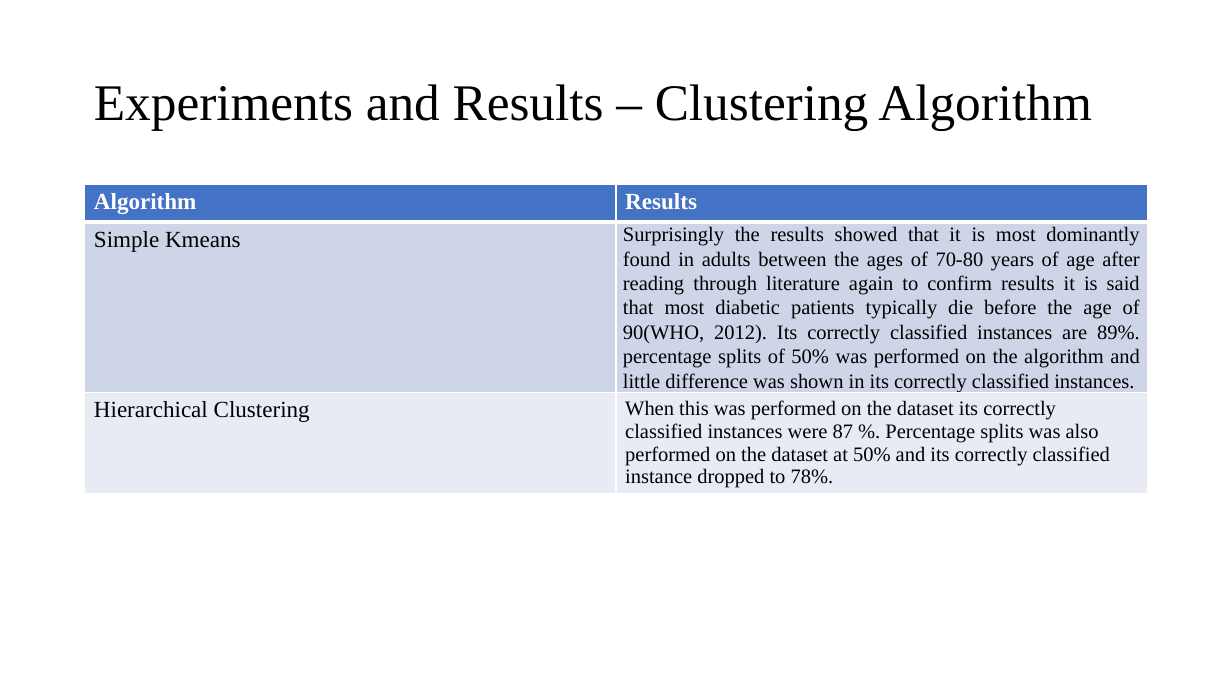
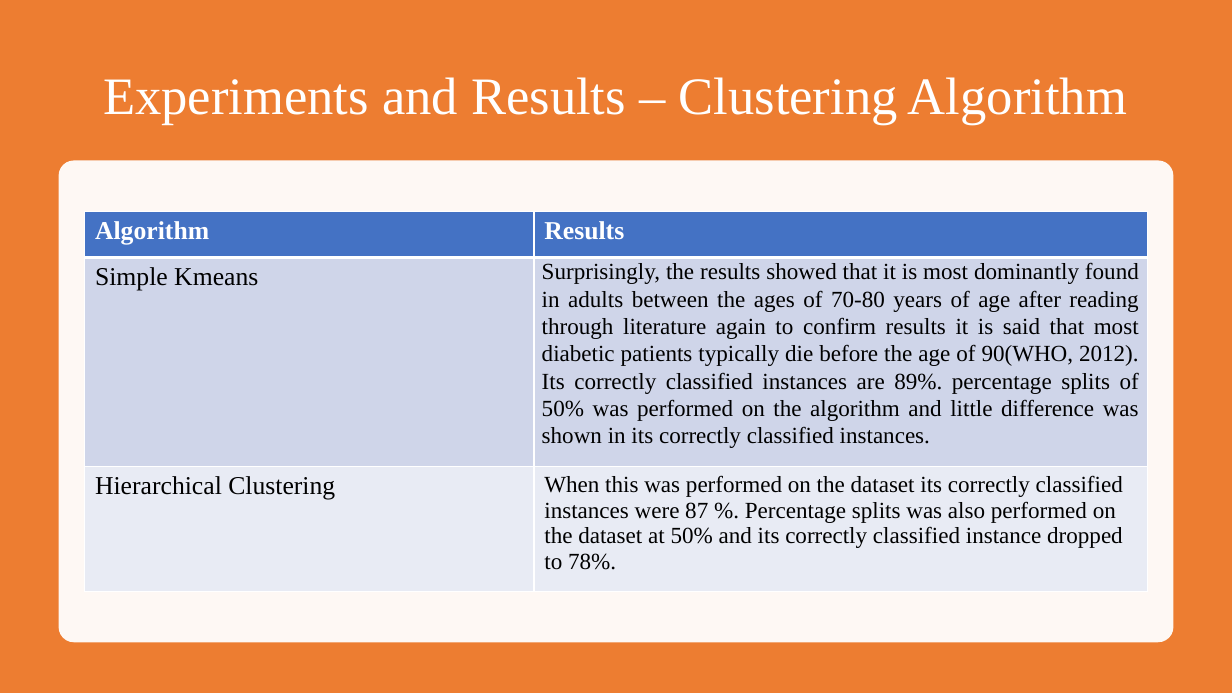
Before and after one commit to Celestina-ayeni/Dissertation, a slide deck: slide 9 of DissertationPresentation.pptx. Drawn at 1232x693 pixels with LibreOffice and Linux fonts; fonts in the diff are those of the drawing. Boxes give left, top, right and bottom in pixels: in the first picture for what was removed or moved away, otherwise in the second. Text is boxed around its words. In the diff, an @@ line names an element or a change of style, - is before the commit and + after.

```diff
--- a/DissertationPresentation.pptx
+++ b/DissertationPresentation.pptx
@@ rectangle added at [0, 0, 1232, 693], fill #ED7D31 @@
@@ title "Experiments and Results – Clustering ...": place and size @@
-title "Experiments and Results – Clustering ..." at [94, 84, 1092, 131]
+title "Experiments and Results – Clustering ..." at [103, 77, 1127, 124]
@@ title "Experiments and Results – Clustering ..." at [103, 77, 1127, 124]: size 40 to 41 pt, text colour #000000 to #FFFFFF; alignment left to centre @@
@@ rounded rectangle added at [58, 161, 1174, 642], fill #FFFFFF at 95% opacity @@
@@ table at [85, 212, 1148, 592] @@
-row 2, column 2: Surprisingly the results showed that it is most dominantly found in adults between the ages of 70-80 years of age after reading through literature again to confirm results it is said that most diabetic patients typically die before the age of 90(WHO, 2012). Its correctly classified instances are 89%. percentage splits of 50% was performed on the algorithm and little difference was shown in its correctly classified instances.
+row 2, column 2: Surprisingly, the results showed that it is most dominantly found in adults between the ages of 70-80 years of age after reading through literature again to confirm results it is said that most diabetic patients typically die before the age of 90(WHO, 2012). Its correctly classified instances are 89%. percentage splits of 50% was performed on the algorithm and little difference was shown in its correctly classified instances.
@@ size 18 to 20 pt in "Algorithm", "Results", "Simple Kmeans", "Hierarchical Clustering" @@
@@ size 16 to 18 pt in "When this was performed on the dataset ..." @@
@@ table: place and size @@
-table at [85, 185, 1148, 513]
+table at [85, 212, 1148, 592]
```
Also in this commit, not shown: 13 other slides changed, 1 slide added.
